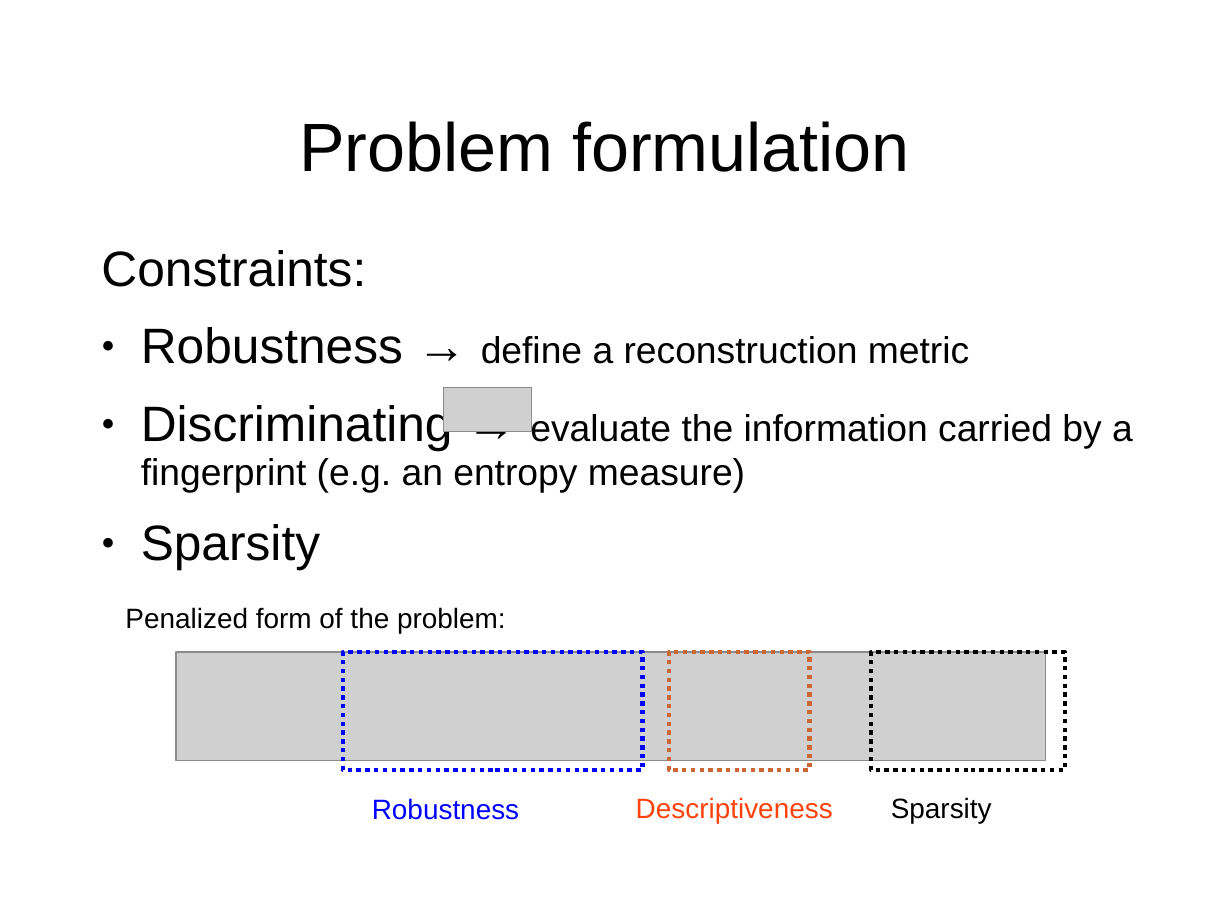
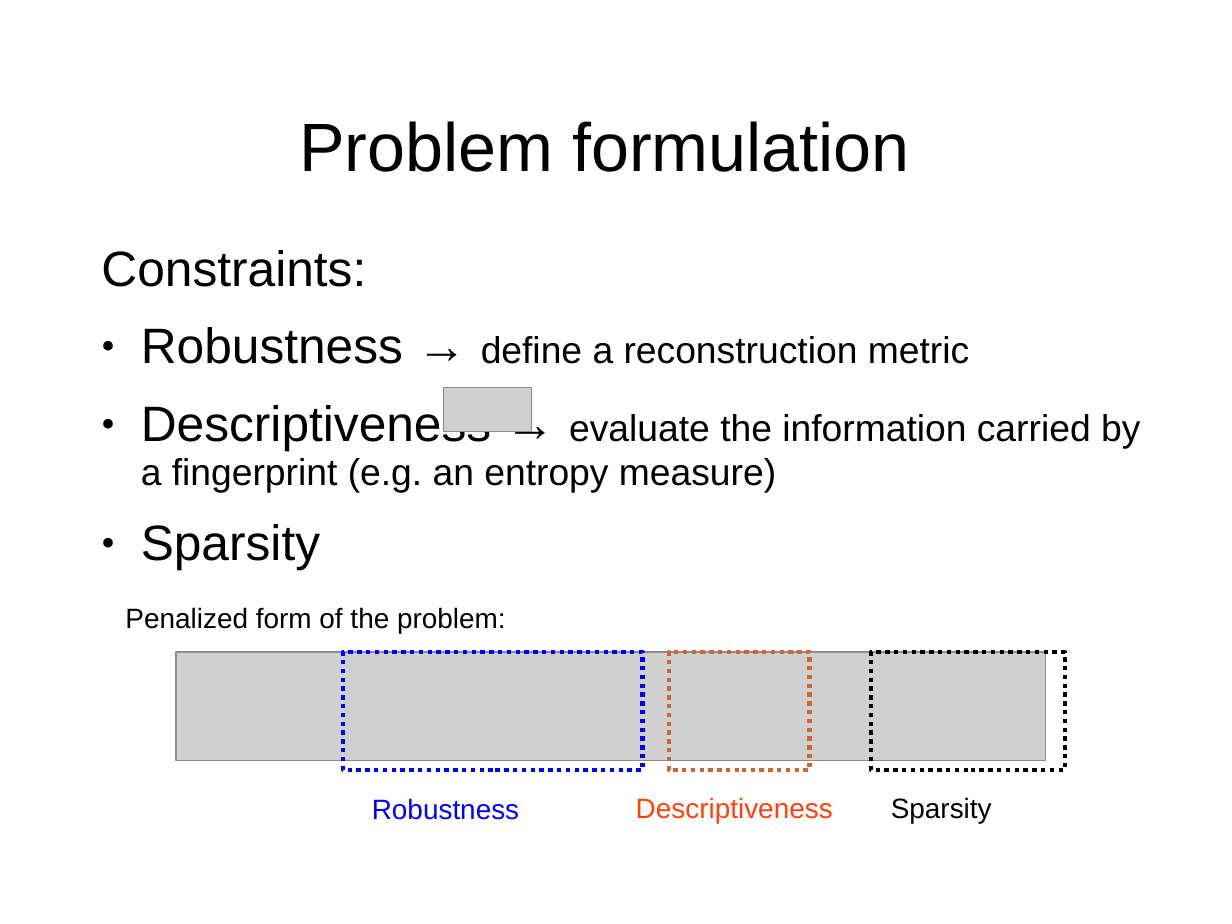
Before and after one commit to mmoussallam/audio-sketch, a slide deck: slide 9 of src/icassp14_fgpt/icassp14/slides.ppt. Drawn at 1232x924 pixels with LibreOffice and Linux fonts; fonts in the diff are those of the drawing; grey boxes stand for pictures; background and template pictures are left out. Boxes give left, top, right and bottom in pixels: in the first picture for what was removed or moved away, otherwise in the second. Text is boxed around its words. In the diff, an @@ line names an element or a change of style, - is before the commit and + after.

Commit message:
maj slides

```diff
--- a/src/icassp14_fgpt/icassp14/slides.ppt
+++ b/src/icassp14_fgpt/icassp14/slides.ppt
@@ text at <box>141,401,1140,493</box>: text changed @@
-● Discriminating → evaluate the information carried by a fingerprint (e.g. an entropy measure)
+● Descriptiveness → evaluate the information carried by a fingerprint (e.g. an entropy measure)
```
Also in this commit, not shown: 1 other slide changed, 9 slides added, 6 other files.
